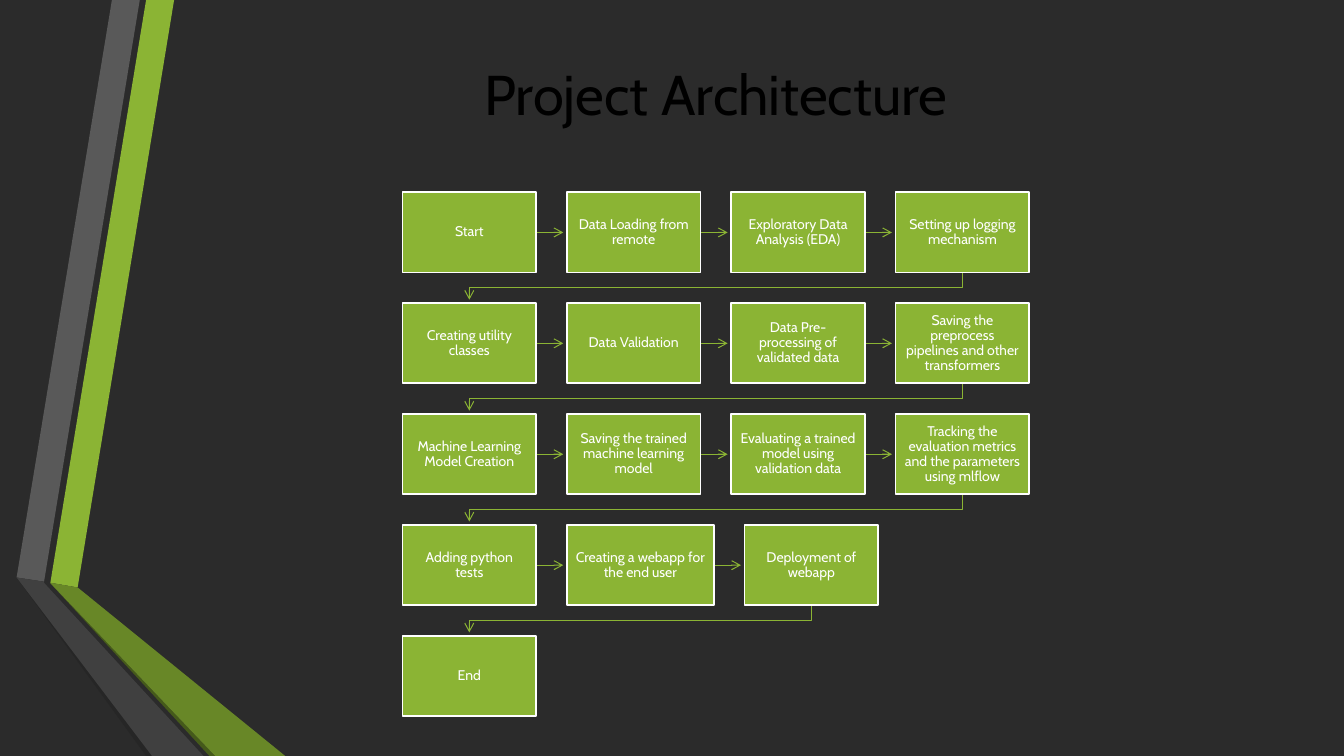
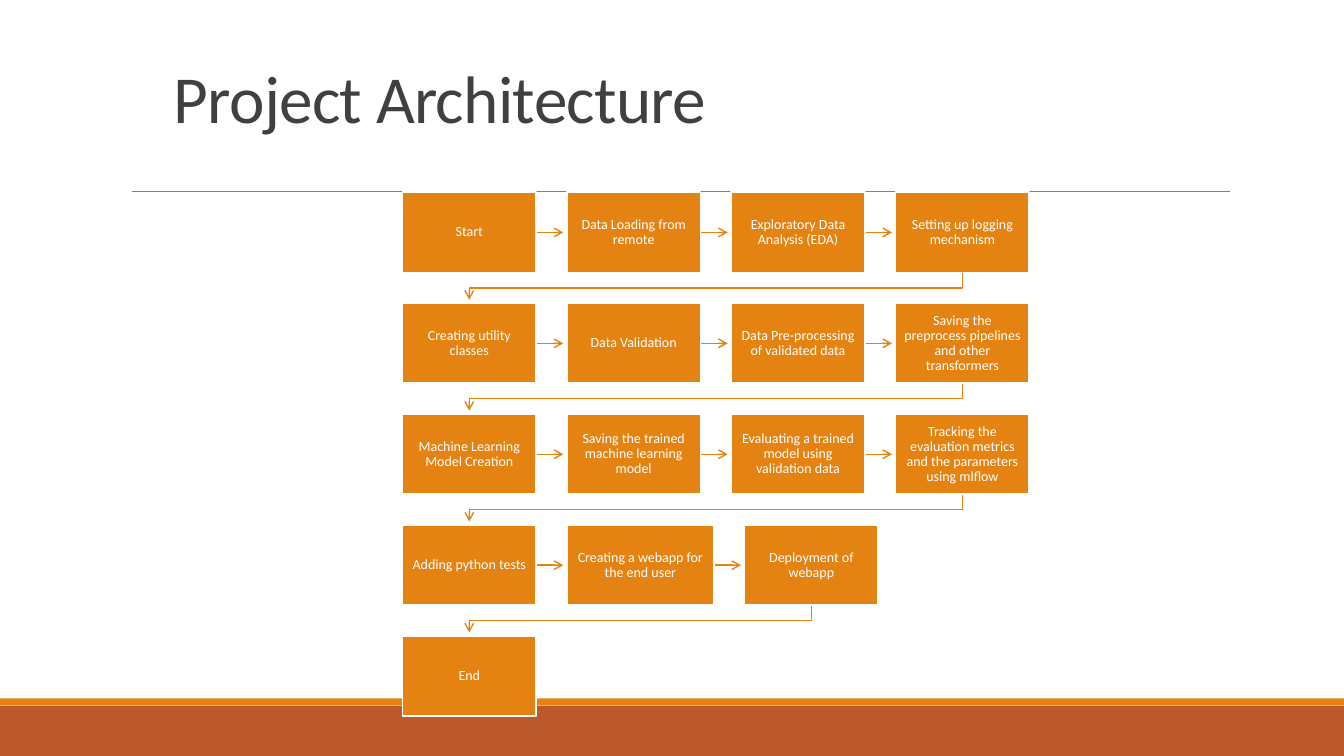
Before and after one commit to spyder123/Thyroid_Disease_Detection, a slide deck: slide 3 of docs/Detail Project Report (DPR).pptx. Drawn at 1344x756 pixels with LibreOffice and Linux fonts; fonts in the diff are those of the drawing; background and template pictures are left out; a plain dark background stands for a picture behind light text. Boxes give left, top, right and bottom in pixels: in the first picture for what was removed or moved away, otherwise in the second. Text is boxed around its words. In the diff, an @@ line names an element or a change of style, - is before the commit and + after.

```diff
--- a/docs/Detail Project Report (DPR).pptx
+++ b/docs/Detail Project Report (DPR).pptx
@@ background picture (left out) to #FFFFFF @@
@@ title "Project Architecture" at bbox=[174, 76, 706, 135]: size 40 to 48 pt, font Cabin to Calibri, text colour #000000 to #404040, letter spacing 0 to -0.5 pt; alignment centre to left; line spacing 1 to 0.85; vertical alignment middle to bottom @@
@@ line added from (132, 192) to (1231, 192), #808080 0.5 pt @@
@@ group removed at bbox=[16, 0, 285, 756]: 6 freeform shapes @@
@@ outline #8BB434 0.75 pt to #E48312 1 pt in 15 elements at bbox=[536, 228, 564, 238], bbox=[701, 228, 728, 238], bbox=[865, 228, 892, 238], bbox=[470, 272, 963, 299], bbox=[536, 339, 564, 349], bbox=[701, 339, 728, 349], bbox=[865, 339, 892, 349], bbox=[470, 383, 963, 410], bbox=[536, 450, 564, 460], bbox=[701, 450, 728, 460], bbox=[865, 450, 892, 460], bbox=[470, 494, 963, 521], bbox=[536, 561, 564, 571], bbox=[714, 561, 741, 571], bbox=[470, 605, 812, 632] @@
@@ font Cabin to Calibri in 16 elements at bbox=[456, 227, 483, 236], bbox=[582, 219, 685, 244], bbox=[751, 219, 845, 246], bbox=[912, 219, 1013, 244], bbox=[428, 330, 510, 355], bbox=[591, 337, 677, 347], bbox=[742, 330, 854, 355], bbox=[904, 315, 1021, 370], bbox=[419, 441, 520, 466], bbox=[583, 433, 685, 473], bbox=[742, 433, 854, 473], bbox=[907, 426, 1018, 484], bbox=[413, 559, 526, 572], bbox=[578, 552, 703, 577], bbox=[769, 552, 854, 580], bbox=[459, 670, 480, 680] @@
@@ fill #8BB434 to #E48312 in 16 elements at bbox=[402, 193, 536, 273], bbox=[567, 193, 701, 273], bbox=[731, 193, 865, 273], bbox=[895, 193, 1029, 273], bbox=[402, 303, 536, 384], bbox=[567, 303, 701, 384], bbox=[731, 303, 865, 384], bbox=[895, 303, 1029, 384], bbox=[402, 414, 536, 495], bbox=[567, 414, 701, 495], bbox=[731, 414, 865, 495], bbox=[895, 414, 1029, 495], bbox=[402, 525, 536, 606], bbox=[567, 525, 714, 606], bbox=[745, 525, 879, 606], bbox=[402, 636, 536, 717] @@
@@ rectangle added at bbox=[0, 706, 1344, 756], fill #BD582C @@
@@ rectangle added at bbox=[0, 699, 1344, 706], fill #E48312 @@
```
Also in this commit, not shown: 14 other slides changed, 3 other files.
